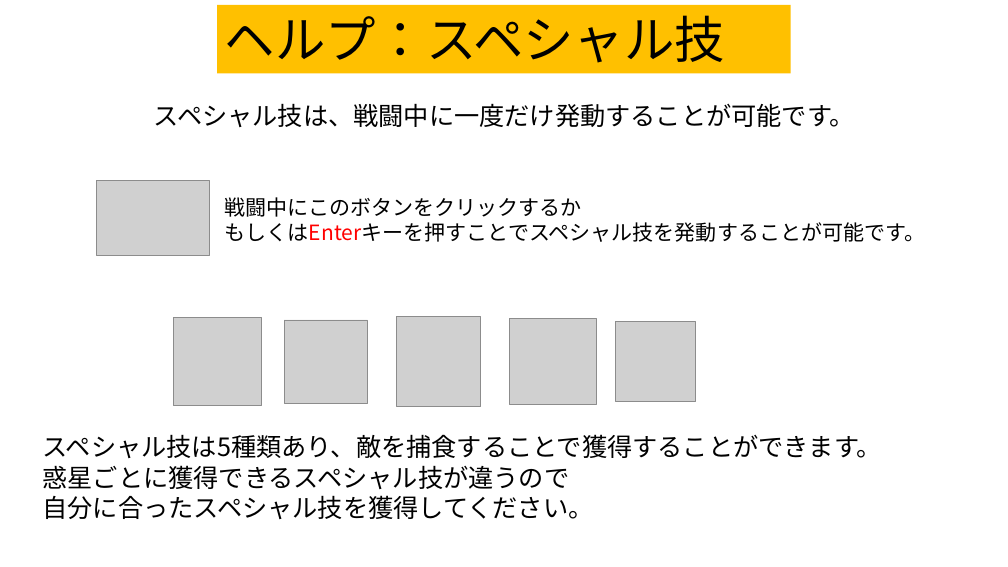
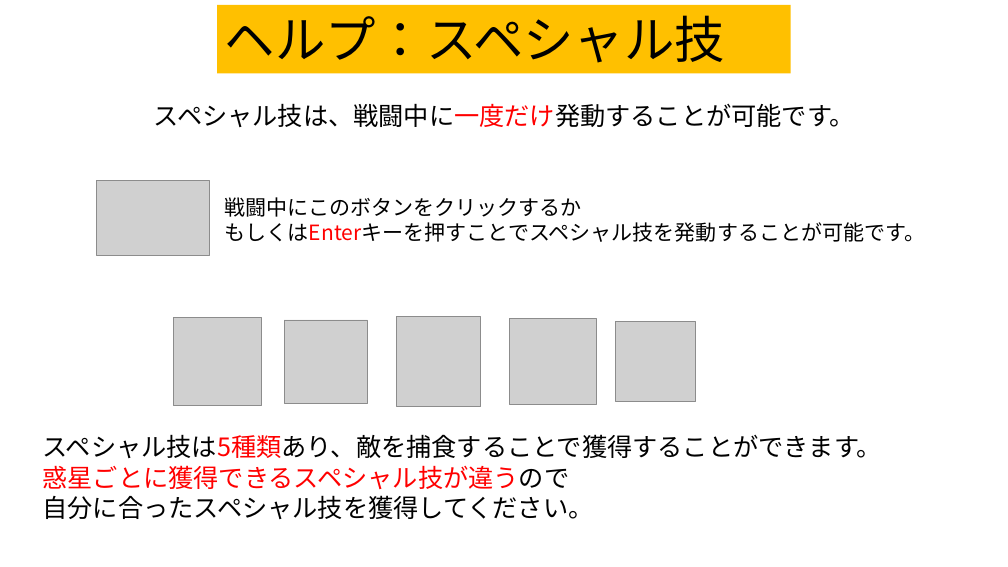
Before and after one commit to team556/team, a slide deck: slide 13 of 説明文.pptx. Drawn at 1008x567 pixels with LibreOffice and Linux fonts; fonts in the diff are those of the drawing; grey boxes stand for pictures. Boxes give left, top, right and bottom in pixels: in the first picture for what was removed or moved away, otherwise in the second. Text is boxed around its words. In the diff, an @@ line names an element or a change of style, - is before the commit and + after.

```diff
--- a/説明文.pptx
+++ b/説明文.pptx
@@ text "スペシャル技は、戦闘中に一度だけ発動することが可能です。" at <box>154,103,855,127</box>: text colour #000000 to #FF0000 in "スペシャル技は、戦闘中に一度だけ発動することが可能です。" @@
@@ text at <box>42,434,882,489</box>: text colour #000000 to #FF0000 in "スペシャル技は5種類あり、敵を捕食することで獲得することができます。", "惑星ごとに獲得できるスペシャル技が違うので" @@
```
Also in this commit, not shown: 5 other slides changed.
